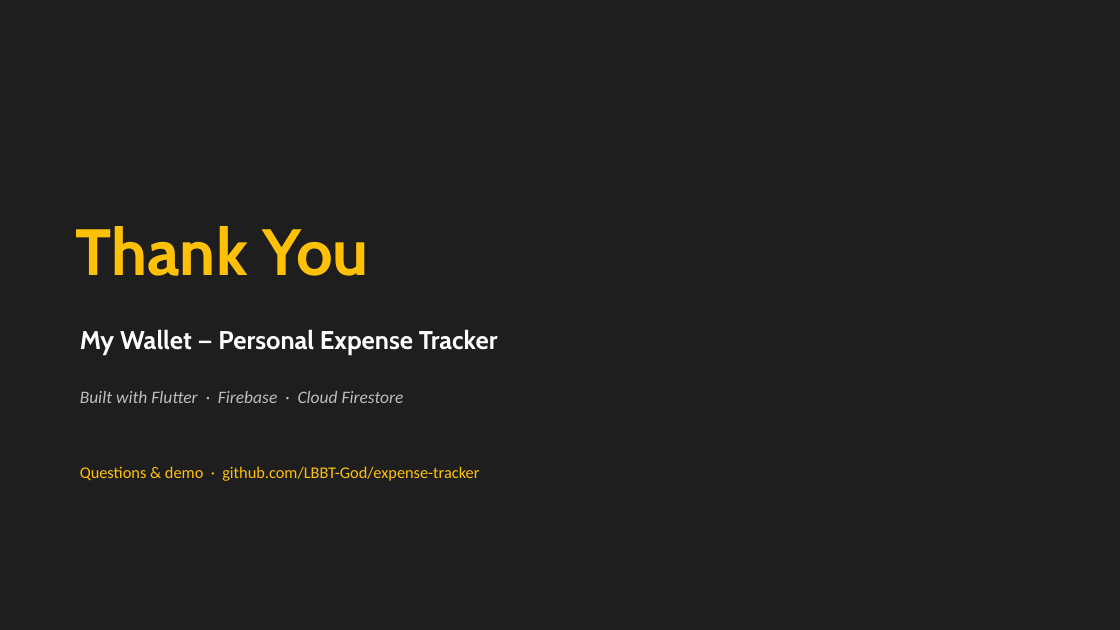
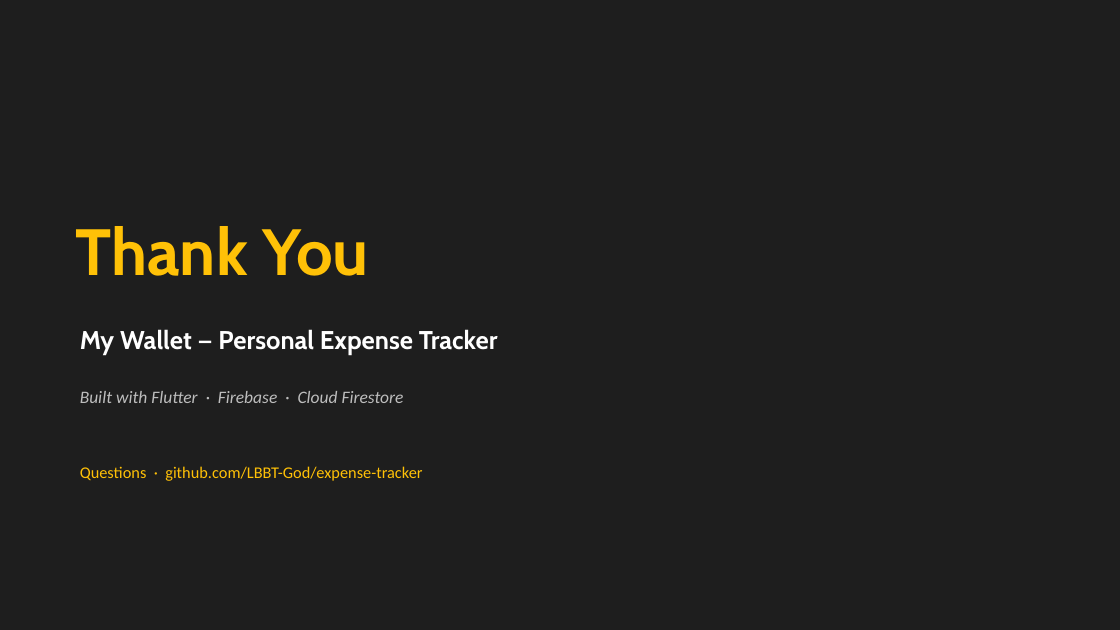
Before and after one commit to LBBT-God/expense-tracker, a slide deck: slide 14 of docs/My_Wallet_Presentation.pptx. Drawn at 1120x630 pixels with LibreOffice and Linux fonts; fonts in the diff are those of the drawing. Boxes give left, top, right and bottom in pixels: in the first picture for what was removed or moved away, otherwise in the second. Text is boxed around its words. In the diff, an @@ line names an element or a change of style, - is before the commit and + after.

```diff
--- a/docs/My_Wallet_Presentation.pptx
+++ b/docs/My_Wallet_Presentation.pptx
@@ text at <box>80,466,422,481</box>: text changed @@
-Questions & demo · github.com/LBBT-God/expense-tracker
+Questions · github.com/LBBT-God/expense-tracker
```
Also in this commit, not shown: 6 other slides changed, 1 slide added, 1 slide removed, 2 other files.
